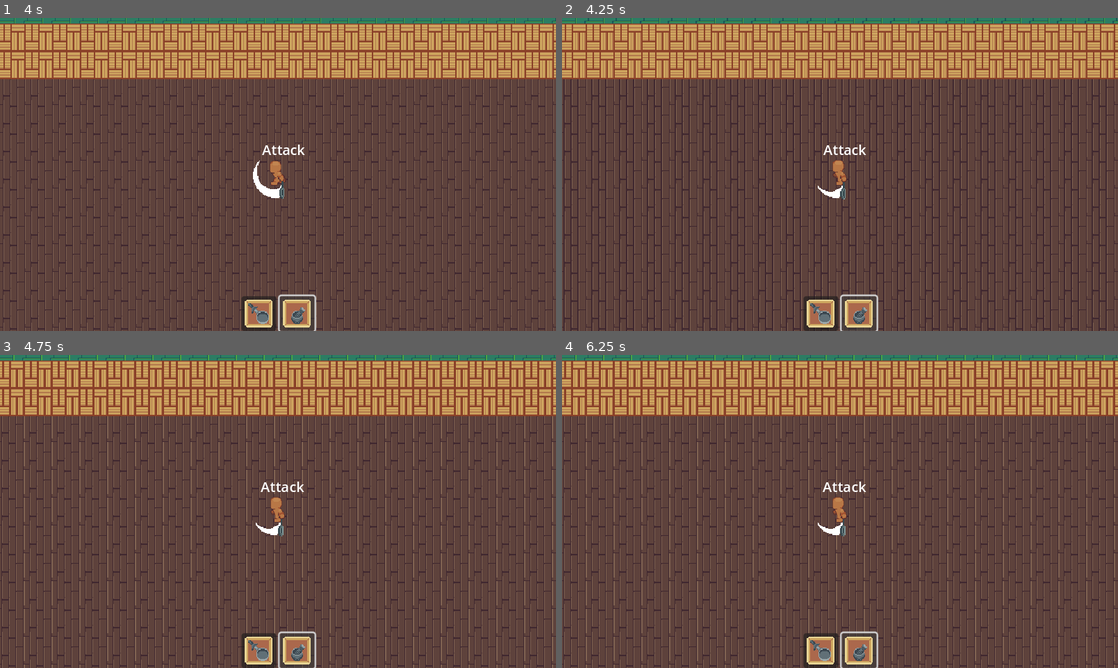
Above: before the commit, frames 1-4 (two rows, left to right).
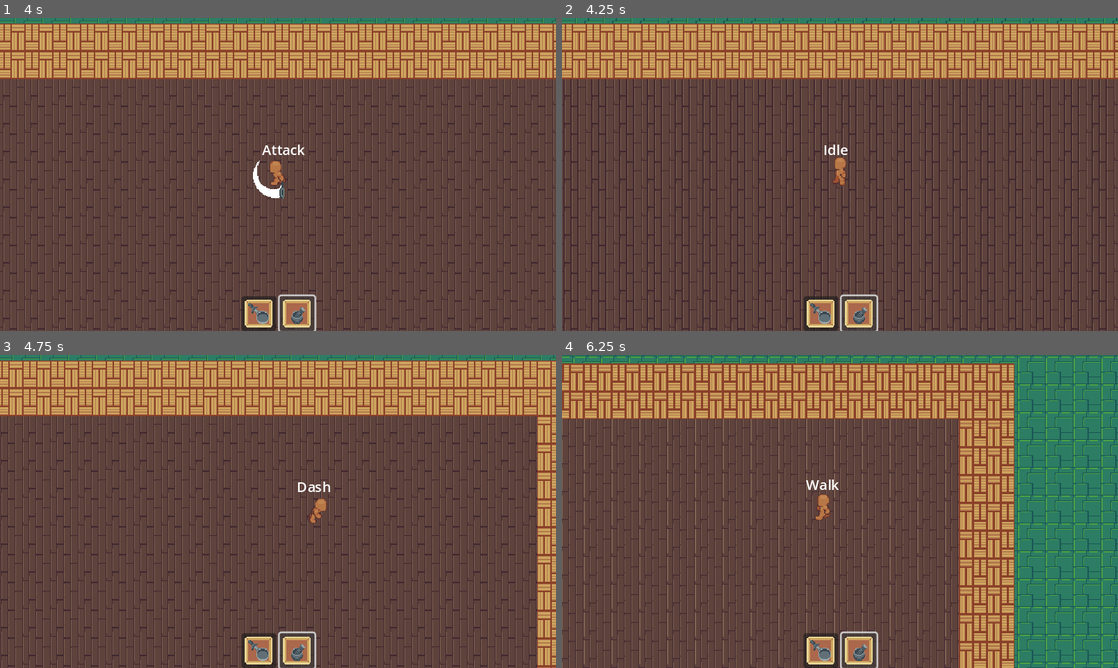
Above: after the commit, the same moments.

Repository: ajcar110/ARPG-Char-Control
Game: Godot game, scene res://game_master.tscn
The game is run twice, just before and just after one commit, with the same random seed, the same clock (stepped at 60 frames per second) and the same inputs.
Inputs (mouse positions are in pixels of both pictures, inside the frame that each line leads up to):
- Up to frame 1 (4 s): click (261, 312) at 0.5 s; click (294, 312) at 1.25 s; hold D (move_right) 2.03-3.53 s; tap Q (ability1) at 2.1 s; tap W (move_up) at 2.27, 3.02 s; tap E (ability2) at 2.85 s; hold A (move_left) from 3.53 s (still down); tap F (atk) at 3.6 s
- Up to frame 2 (4.25 s): keep holding A (move_left)
- Up to frame 3 (4.75 s): release A (move_left) at 4.28 s; hold D (move_right) from 4.28 s (still down); tap Space (dash) at 4.35 s; tap W (move_up) at 4.52 s
- Up to frame 4 (6.25 s): tap Q (ability1) at 5.1 s; tap W (move_up) at 5.27, 6.02 s; release D (move_right) at 5.78 s; hold A (move_left) from 5.78 s (still down); tap E (ability2) at 5.85 s

Frame 1 is identical in both runs. In frame 2, 0.3% of the frame differs, in the area x 46-55%, y 40-58%; in frame 3, 32%; in frame 4, 65%, in the area x 0-100%, y 0-100%.

Commit message:
Attack state tied to animation might be bad

Diff:
--- a/Entity/BaseEntity.gd
+++ b/Entity/BaseEntity.gd
@@ -10,7 +10,7 @@
 
 @onready var animations = $AnimationPlayer
 @onready var states = $StateMachine
-
+@onready var hitbox = $HitBox
 
 
 var facing: String = "Down"
--- a/Player/Attack.gd
+++ b/Player/Attack.gd
@@ -2,6 +2,23 @@
 
 class_name AttackState
 
+var done = false
+
 
 func enter():
 	super.enter()
+	character.animations.connect("animation_finished",_on_attack_finished)
+	character.hitbox.monitoring = true
+
+
+func physics_process(delta: float) -> BaseState:
+	if done:
+		return character.states.idle_state
+	return null
+
+func _on_attack_finished(anim_name):
+	done = true
+
+func exit() -> void:
+	done = false
+	character.hitbox.monitoring = false
--- a/Player/Player.gd
+++ b/Player/Player.gd
@@ -2,7 +2,6 @@
 
 class_name Player
 
-
 func _ready():
 	Utils.load_ability("TestAbility",states.ability_1_state,"Atk")
 	super._ready()
